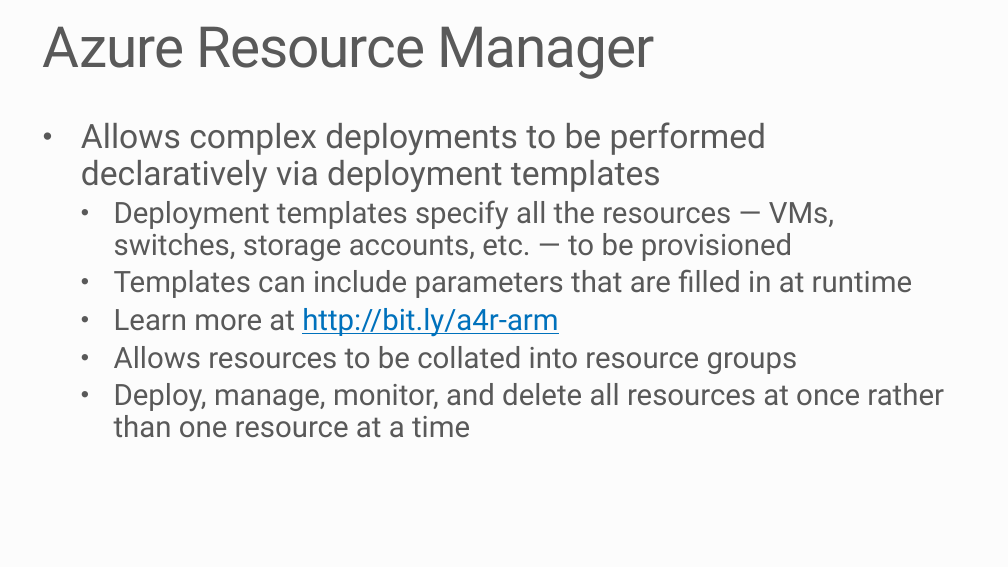
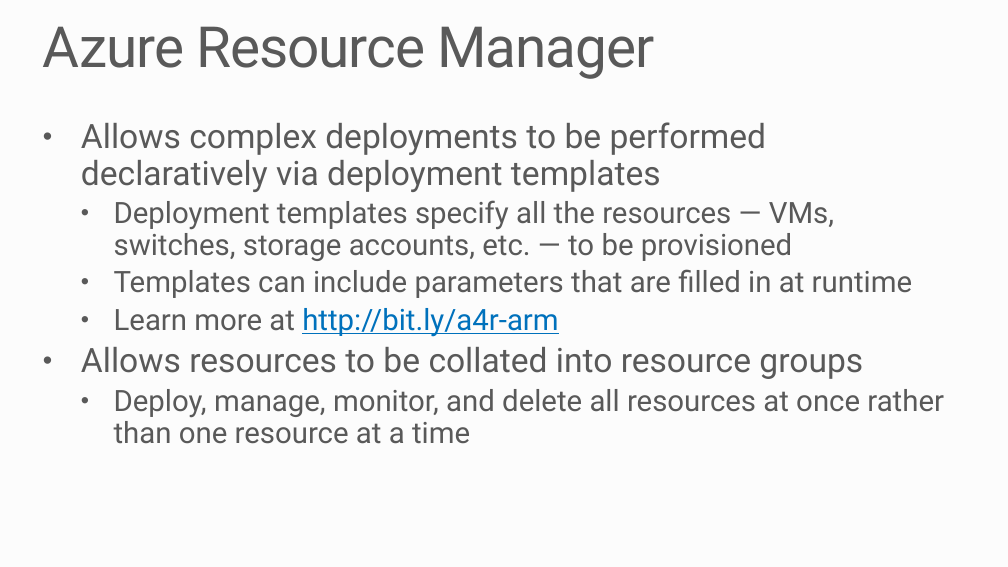
Before and after one commit to MSRConnections/Azure-training-course, a slide deck: slide 4 of Content/High-Performance Computing/Azure High-Performance Computing.pptx. Drawn at 1008x567 pixels with LibreOffice and Linux fonts; fonts in the diff are those of the drawing; background and template pictures are left out. Boxes give left, top, right and bottom in pixels: in the first picture for what was removed or moved away, otherwise in the second. Text is boxed around its words. In the diff, an @@ line names an element or a change of style, - is before the commit and + after.

```diff
--- a/Content/High-Performance Computing/Azure High-Performance Computing.pptx
+++ b/Content/High-Performance Computing/Azure High-Performance Computing.pptx
@@ text at (x1=81, y1=347, x2=863, y2=379): size 28 to 32 pt in "Allows resources to be collated into resource ..."; list level 2 to 1 in "Allows resources to be collated ..." @@
```
Also in this commit, not shown: 27 other files.
